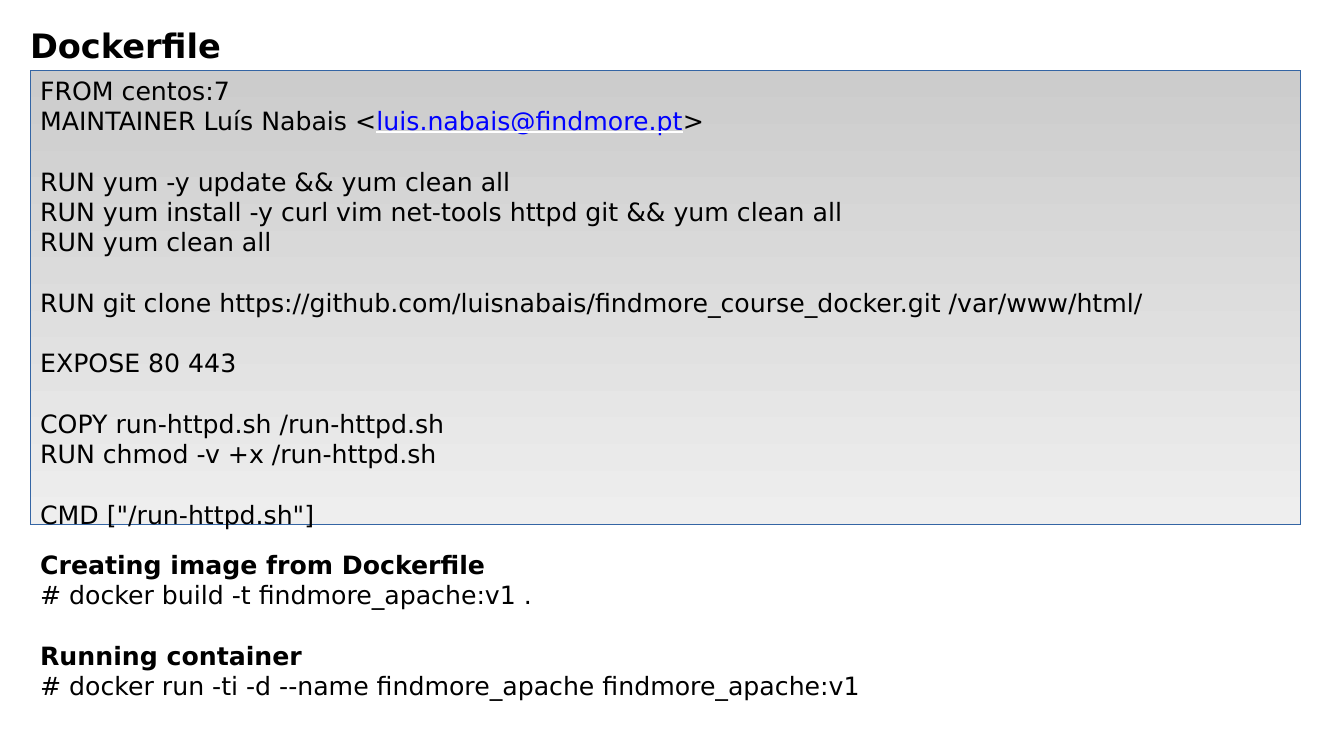
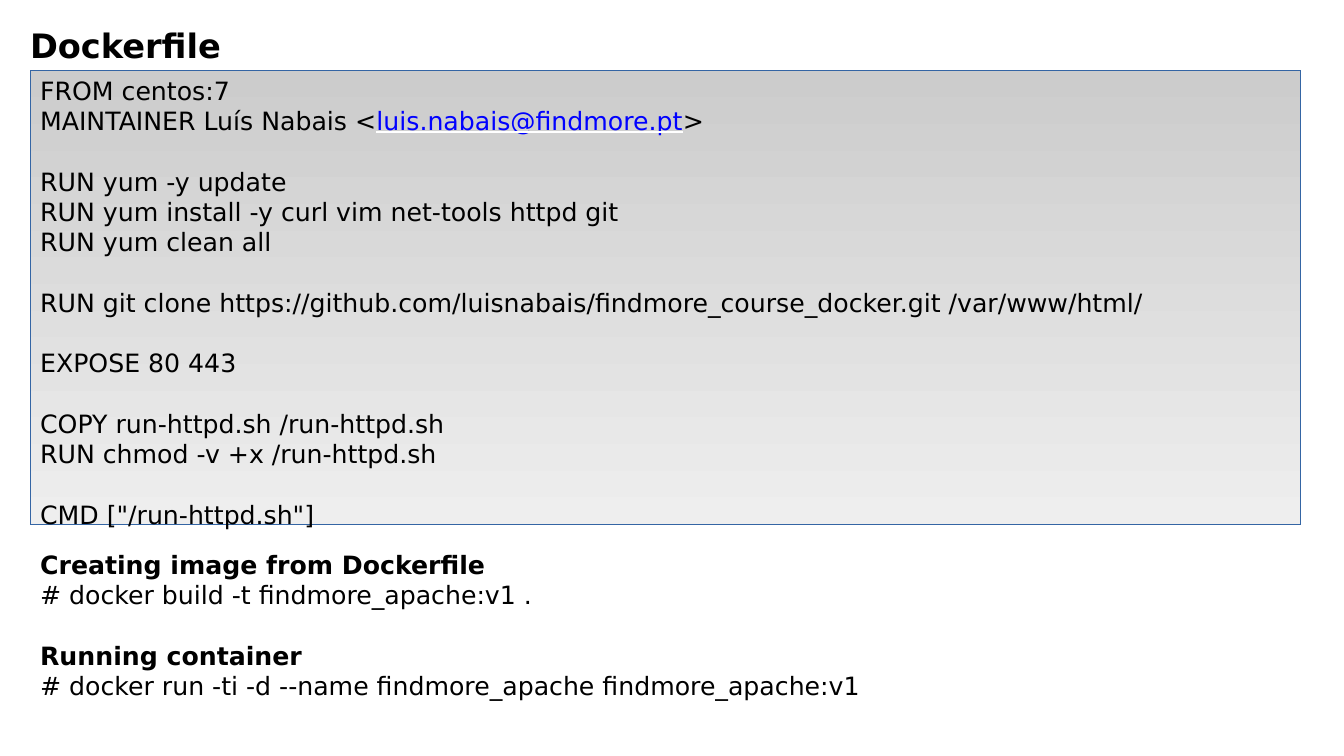
Before and after one commit to luisnabais-courses/course_docker, a slide deck: slide 13 of slides/course_slides.pptx. Drawn at 1344x756 pixels with LibreOffice and Linux fonts; fonts in the diff are those of the drawing; background and template pictures are left out. Boxes give left, top, right and bottom in pixels: in the first picture for what was removed or moved away, otherwise in the second. Text is boxed around its words. In the diff, an @@ line names an element or a change of style, - is before the commit and + after.

```diff
--- a/slides/course_slides.pptx
+++ b/slides/course_slides.pptx
@@ text in rectangle at (40, 172, 618, 227): text changed @@
-RUN yum -y update && yum clean all
-RUN yum install -y curl vim net-tools httpd git && yum clean all
+RUN yum -y update
+RUN yum install -y curl vim net-tools httpd git
```
Also in this commit, not shown: 4 other slides changed, 1 slide removed, 2 other files.
